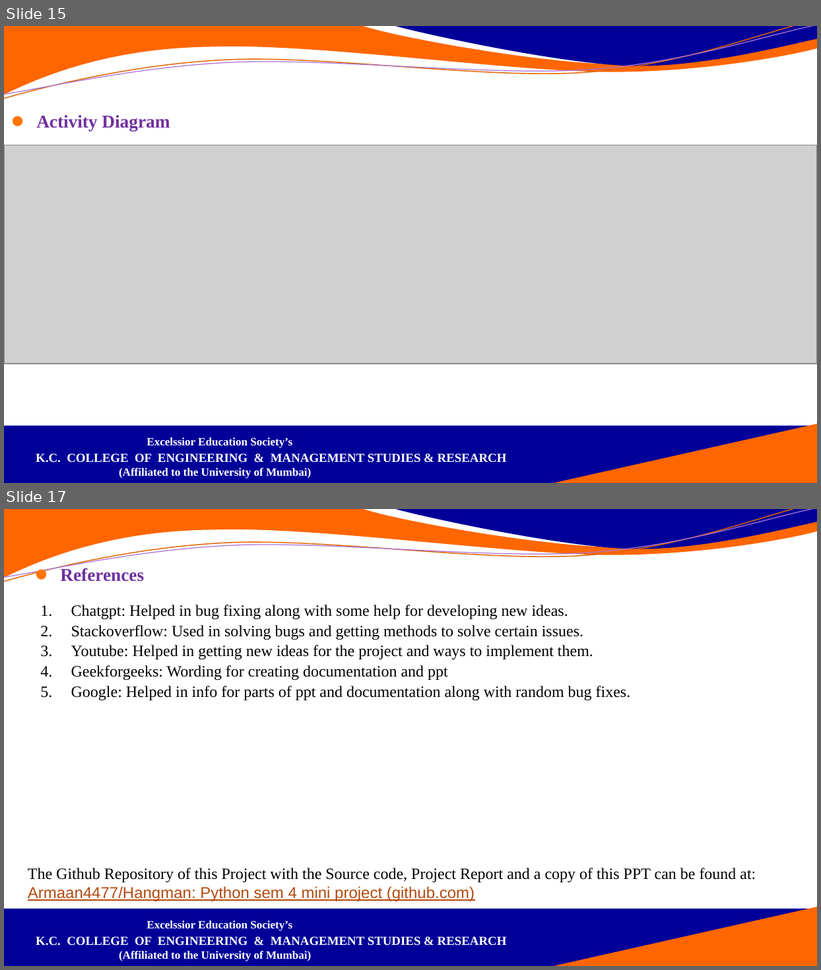
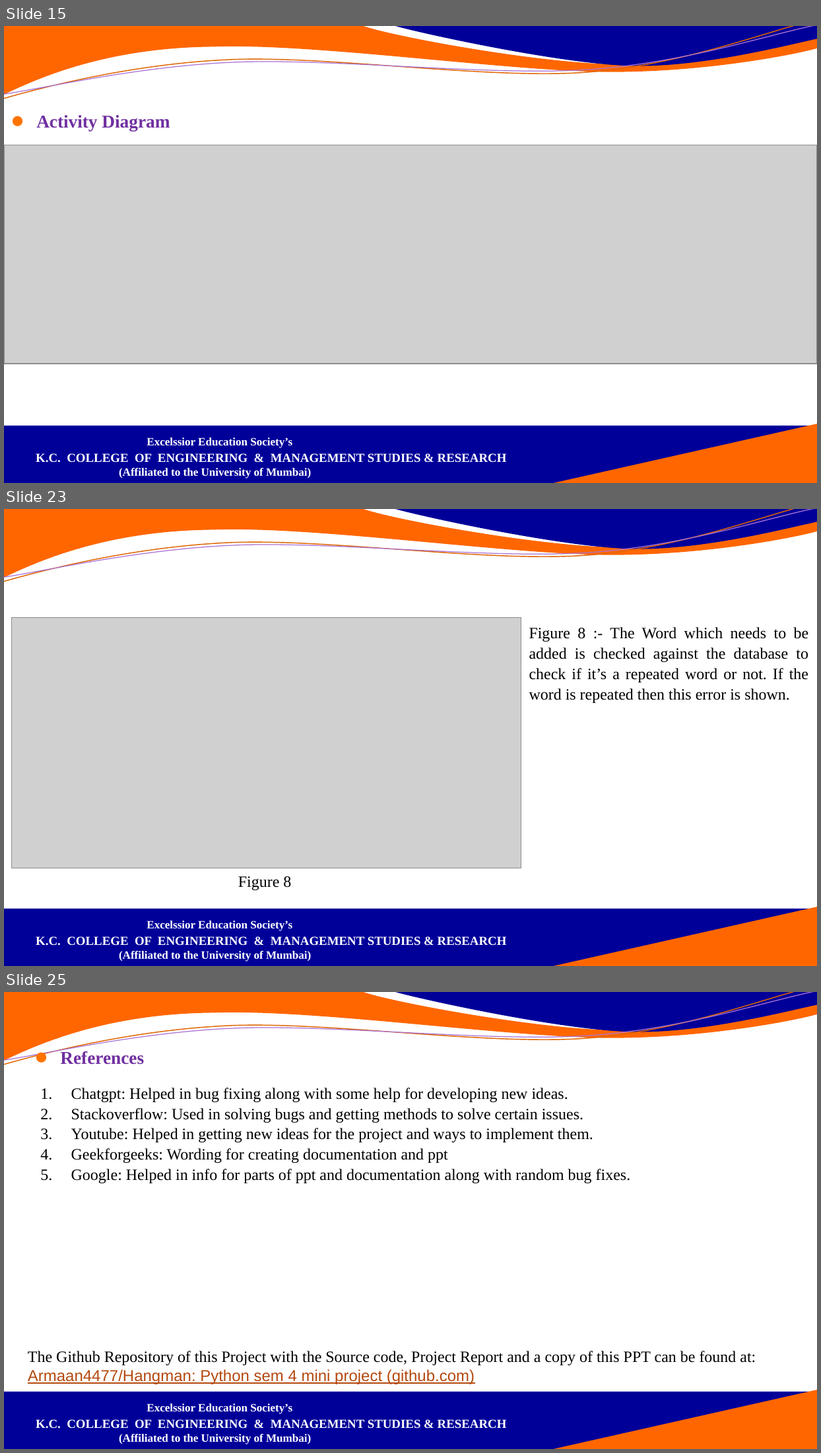
Before and after one commit to Armaan4477/Hangman, a slide deck: Documentation and ppt/PPT/Hangman_ppt.pptx. Shown one above the other, each under a label of ours: slides 15 and 17 before the commit, slides 15, 23 and 25 after it; the slides between them are not shown. The pictures are 821x970 and 821x1453 pixels, drawn with LibreOffice and Linux fonts; fonts in the diff are those of the drawing; grey boxes stand for pictures; background and template pictures are left out. Boxes give left, top, right and bottom in pixels: in the first picture for what was removed or moved away, otherwise in the second. Text is boxed around its words. In the diff, an @@ line names an element or a change of style, - is before the commit and + after.

```diff
--- a/Documentation and ppt/PPT/Hangman_ppt.pptx
+++ b/Documentation and ppt/PPT/Hangman_ppt.pptx
@@ slide 23 added at (x1=4, y1=509, x2=817, y2=966), background #FFFFFF; not listed: 6 template elements that a slide beside it also shows @@
@@ picture added at (x1=11, y1=618, x2=521, y2=869) @@
@@ text added at (x1=529, y1=627, x2=809, y2=703), 14 pt, text #000000 @@
+Figure 8 :- The Word which needs to be added is checked against the database to check if it’s a repeated word or not. If the word is repeated then this error is shown.
@@ text added at (x1=238, y1=877, x2=291, y2=890), 14 pt, text #000000 @@
+Figure 8
@@ what was slide 17 is now slide 25 @@
```
Also in this commit, not shown: 8 other slides added, 1 slide removed.
